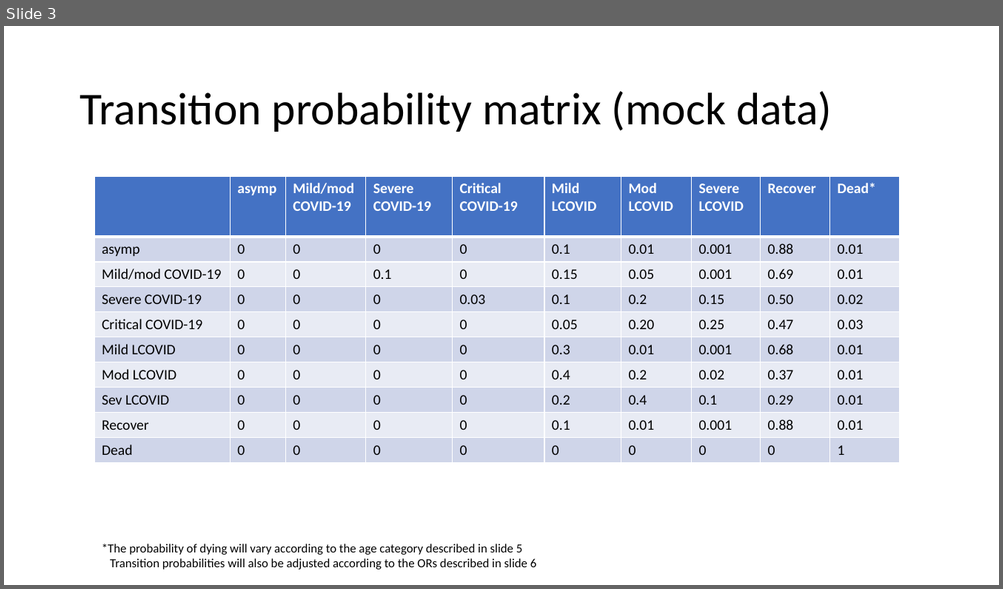
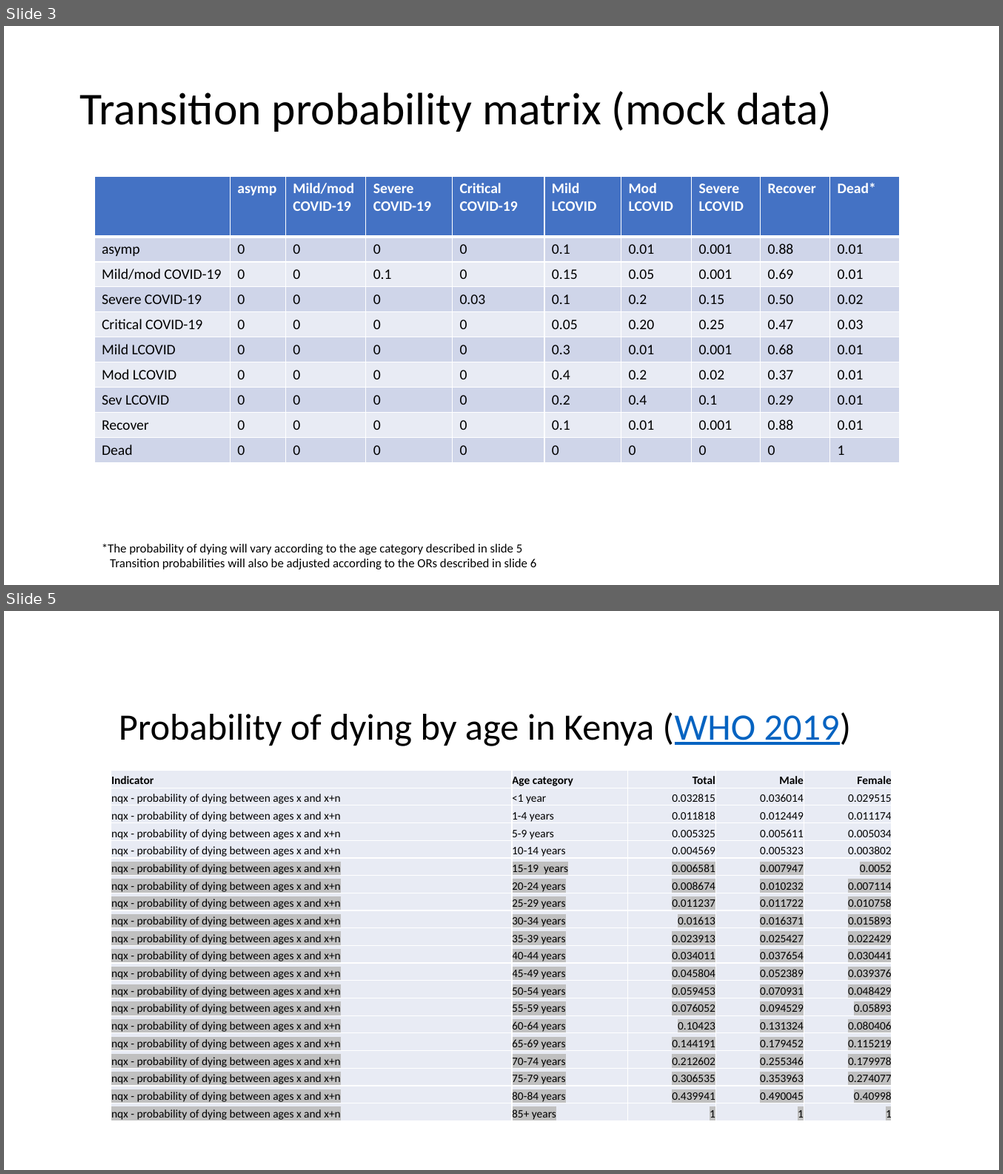
Before and after one commit to angelajben/Long_covid_burden, a slide deck: model/LCOVID_model_prototype.pptx. Shown one above the other, each under a label of ours: slide 3 before the commit, slides 3 and 5 after it; the slides between them are not shown. The pictures are 1003x589 and 1003x1174 pixels, drawn with LibreOffice and Linux fonts; fonts in the diff are those of the drawing. Boxes give left, top, right and bottom in pixels: in the first picture for what was removed or moved away, otherwise in the second. Text is boxed around its words. In the diff, an @@ line names an element or a change of style, - is before the commit and + after.

```diff
--- a/model/LCOVID_model_prototype.pptx
+++ b/model/LCOVID_model_prototype.pptx
@@ slide 5 added at box(4, 611, 999, 1170), background #FFFFFF @@
@@ title added at box(119, 712, 851, 746), 36 pt, text #000000 @@
+Probability of dying by age in Kenya (WHO 2019)
@@ table added at box(111, 771, 892, 1124), 20 rows, 5 columns @@
+Indicator | Age category | Total | Male | Female
+nqx - probability of dying between ages x and x+n | <1 year | 0.032815 | 0.036014 | 0.029515
+nqx - probability of dying between ages x and x+n | 1-4 years | 0.011818 | 0.012449 | 0.011174
+nqx - probability of dying between ages x and x+n | 5-9 years | 0.005325 | 0.005611 | 0.005034
+nqx - probability of dying between ages x and x+n | 10-14 years | 0.004569 | 0.005323 | 0.003802
+nqx - probability of dying between ages x and x+n | 15-19 years | 0.006581 | 0.007947 | 0.0052
+nqx - probability of dying between ages x and x+n | 20-24 years | 0.008674 | 0.010232 | 0.007114
+nqx - probability of dying between ages x and x+n | 25-29 years | 0.011237 | 0.011722 | 0.010758
+nqx - probability of dying between ages x and x+n | 30-34 years | 0.01613 | 0.016371 | 0.015893
+nqx - probability of dying between ages x and x+n | 35-39 years | 0.023913 | 0.025427 | 0.022429
+nqx - probability of dying between ages x and x+n | 40-44 years | 0.034011 | 0.037654 | 0.030441
+nqx - probability of dying between ages x and x+n | 45-49 years | 0.045804 | 0.052389 | 0.039376
+nqx - probability of dying between ages x and x+n | 50-54 years | 0.059453 | 0.070931 | 0.048429
+nqx - probability of dying between ages x and x+n | 55-59 years | 0.076052 | 0.094529 | 0.05893
+nqx - probability of dying between ages x and x+n | 60-64 years | 0.10423 | 0.131324 | 0.080406
+nqx - probability of dying between ages x and x+n | 65-69 years | 0.144191 | 0.179452 | 0.115219
+nqx - probability of dying between ages x and x+n | 70-74 years | 0.212602 | 0.255346 | 0.179978
+nqx - probability of dying between ages x and x+n | 75-79 years | 0.306535 | 0.353963 | 0.274077
+nqx - probability of dying between ages x and x+n | 80-84 years | 0.439941 | 0.490045 | 0.40998
+nqx - probability of dying between ages x and x+n | 85+ years | 1 | 1 | 1
```
Also in this commit, not shown: 2 slides changed, 1 other slide added, 1 other file.
